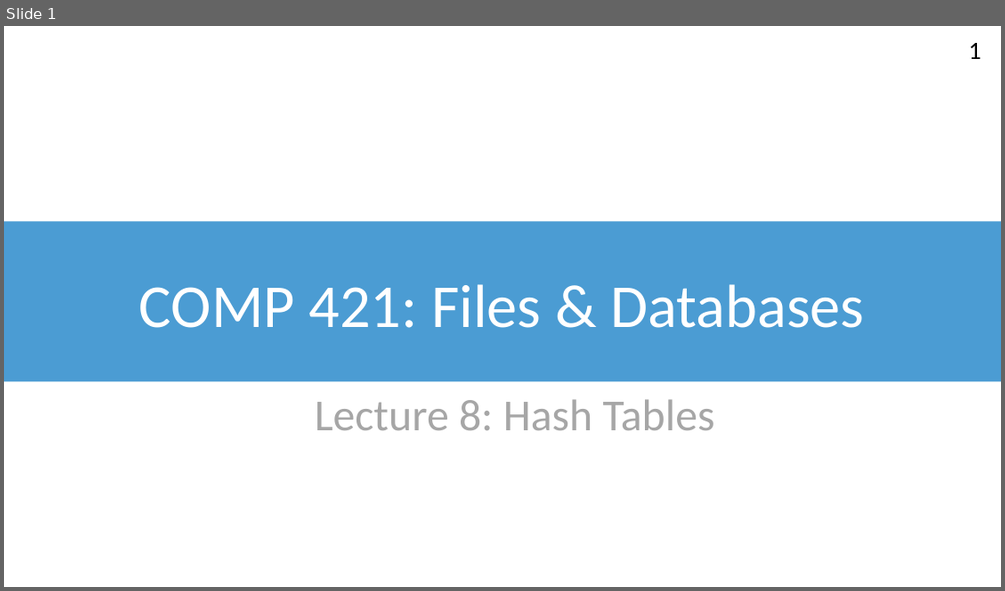
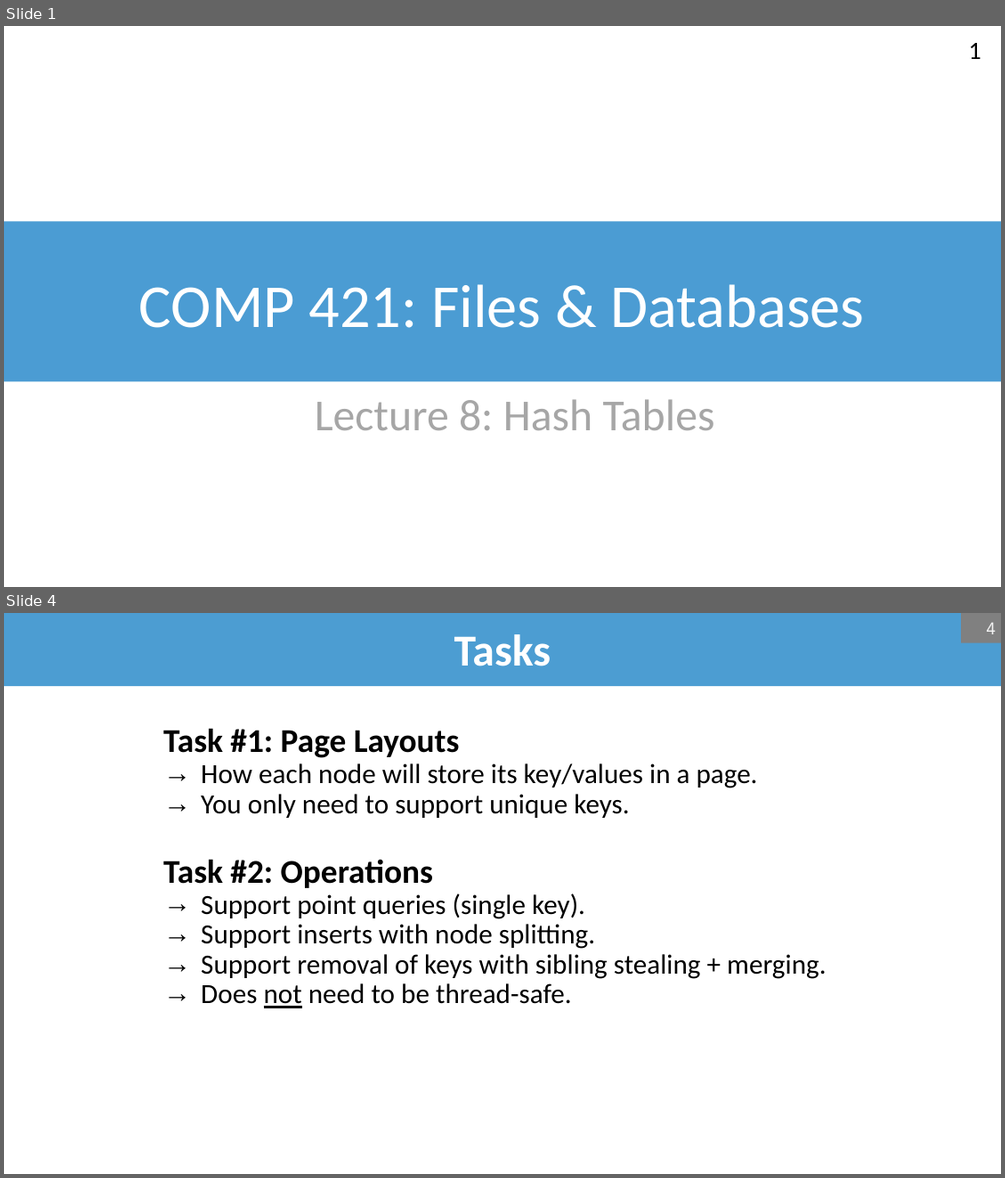
Before and after one commit to bsb20/bsb20.github.io, a slide deck: docs/421_f26/lectures/L09_hash_tables.pptx. Shown one above the other, each under a label of ours: slide 1 before the commit, slides 1 and 4 after it; the slides between them are not shown. The pictures are 1005x591 and 1005x1178 pixels, drawn with LibreOffice and Linux fonts; fonts in the diff are those of the drawing; background and template pictures are left out. Boxes give left, top, right and bottom in pixels: in the first picture for what was removed or moved away, otherwise in the second. Text is boxed around its words. In the diff, an @@ line names an element or a change of style, - is before the commit and + after.

```diff
--- a/docs/421_f26/lectures/L09_hash_tables.pptx
+++ b/docs/421_f26/lectures/L09_hash_tables.pptx
@@ slide 4 added at bbox=[4, 613, 1001, 1174], background #FFFFFF @@
@@ title added at bbox=[4, 613, 1001, 686], fill #4C9DD2, 32 pt, text #FFFFFF, bold @@
+Tasks
@@ page number added at bbox=[961, 613, 1001, 643], fill #808080, 12 pt, text #F2F2F2 @@
+4
@@ text added at bbox=[163, 728, 825, 1008], 20 pt, text #000000 @@
+Task #1: Page Layouts
+  → How each node will store its key/values in a page.
+  → You only need to support unique keys.
+Task #2: Operations
+  → Support point queries (single key).
+  → Support inserts with node splitting.
+  → Support removal of keys with sibling stealing + merging.
+  → Does not need to be thread-safe.
```
Also in this commit, not shown: 19 slides changed, 20 other slides added, 1 other file.
